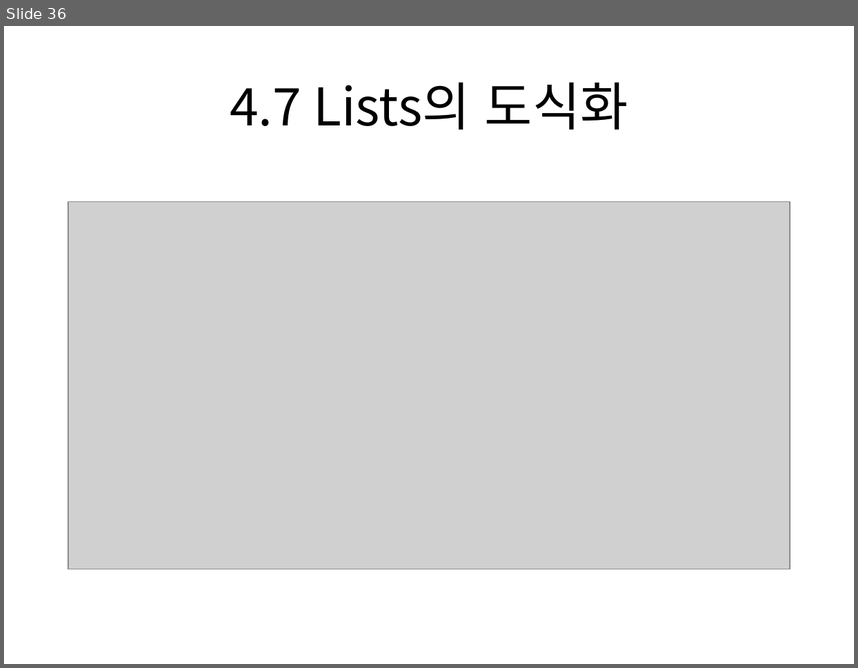
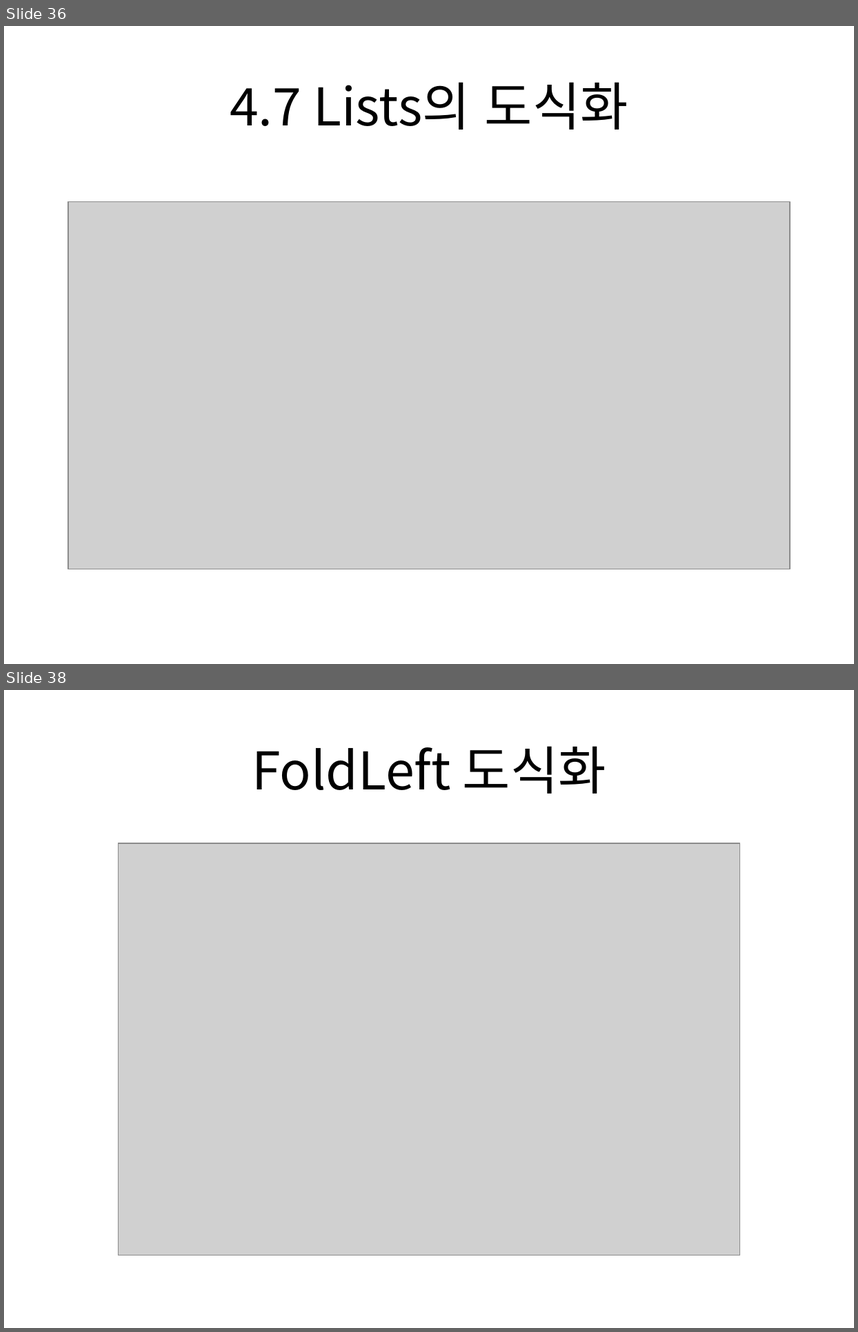
Before and after one commit to freepsw/FunctionalProgrammingScala, a slide deck: doc/Cousera_Functional Programming parctice.pptx. Shown one above the other, each under a label of ours: slide 36 before the commit, slides 36 and 38 after it; the slides between them are not shown. The pictures are 858x668 and 858x1332 pixels, drawn with LibreOffice and Linux fonts; fonts in the diff are those of the drawing; grey boxes stand for pictures. Boxes give left, top, right and bottom in pixels: in the first picture for what was removed or moved away, otherwise in the second. Text is boxed around its words. In the diff, an @@ line names an element or a change of style, - is before the commit and + after.

```diff
--- a/doc/Cousera_Functional Programming parctice.pptx
+++ b/doc/Cousera_Functional Programming parctice.pptx
@@ slide 38 added at box(4, 690, 854, 1328), background #FFFFFF @@
@@ title added at box(252, 746, 606, 793), 44 pt, text #000000 @@
+FoldLeft 도식화
@@ picture added at box(118, 843, 740, 1254) @@
```
Also in this commit, not shown: 6 other slides added, 4 other files.
